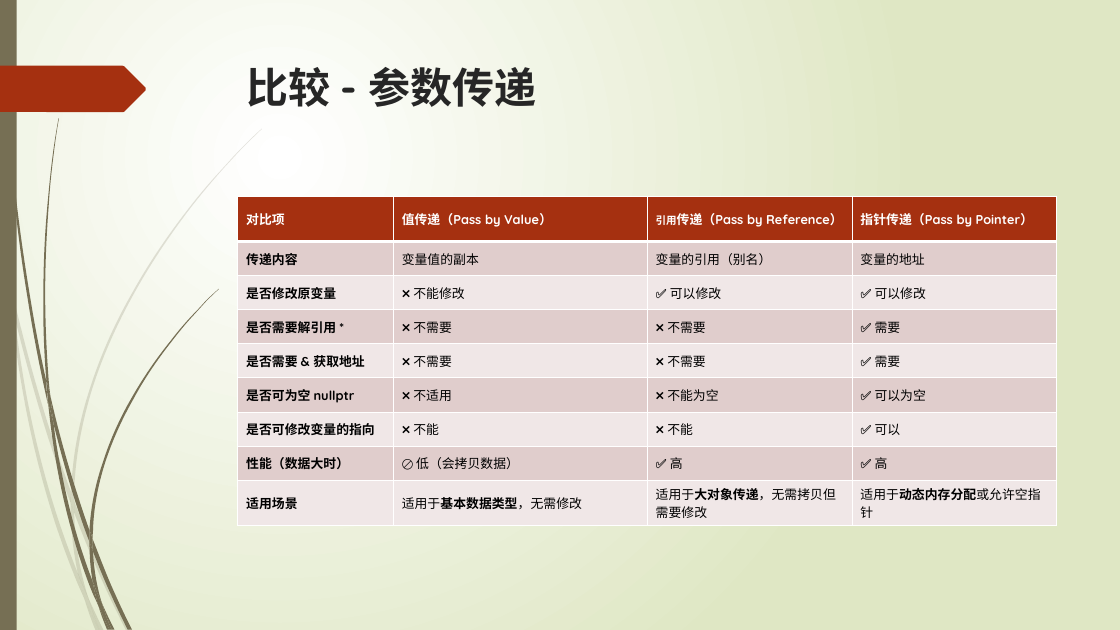
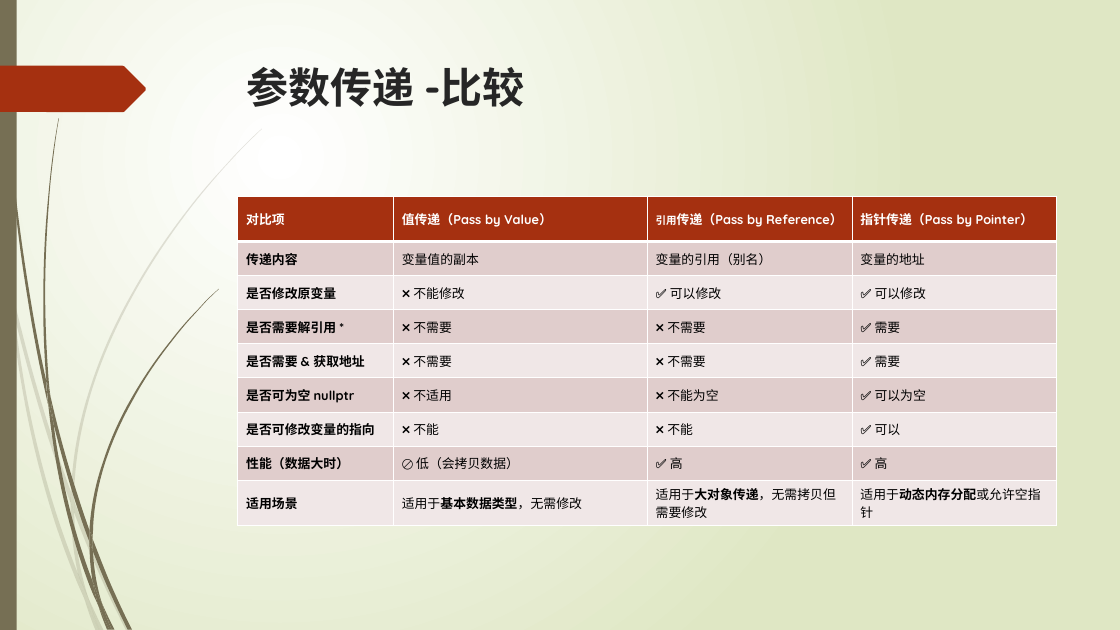
Before and after one commit to liuty2006/learn, a slide deck: slide 44 of learn_cpp/docs/C++语言培训.pptx (slide 43 before the commit). Drawn at 1120x630 pixels with LibreOffice and Linux fonts; fonts in the diff are those of the drawing. Boxes give left, top, right and bottom in pixels: in the first picture for what was removed or moved away, otherwise in the second. Text is boxed around its words. In the diff, an @@ line names an element or a change of style, - is before the commit and + after.

```diff
--- a/learn_cpp/docs/C++语言培训.pptx
+++ b/learn_cpp/docs/C++语言培训.pptx
@@ title at box(247, 67, 525, 107): text changed @@
-比较 - 参数传递
+参数传递 -比较
```
Also in this commit, not shown: 1 other slide changed, 1 slide added, 3 other files.
